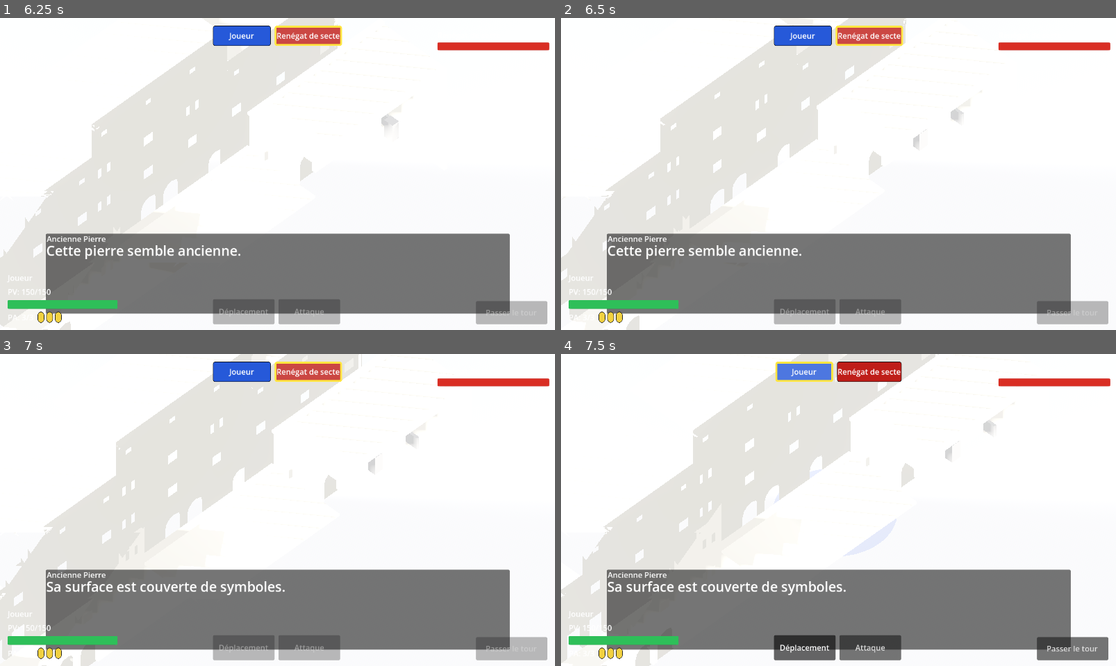
Above: before the commit, frames 1-4 (two rows, left to right).
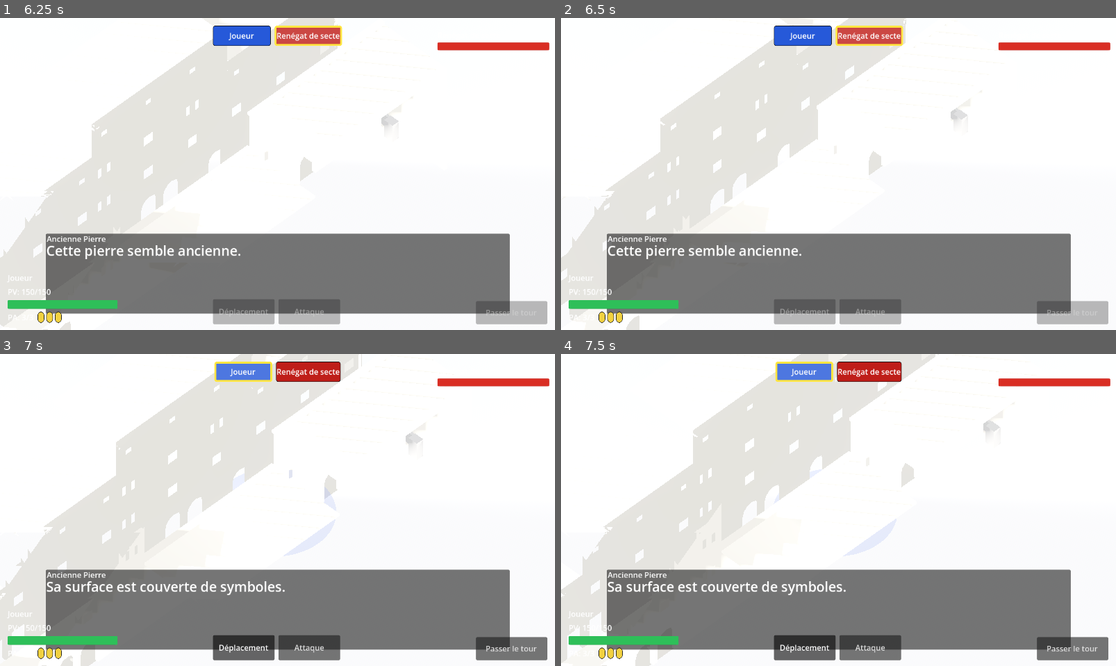
Above: after the commit, the same moments.

Repository: sillpct/lagoutte
Game: Godot game, scene res://scenes/main/main.tscn
The game is run twice, just before and just after one commit, with the same random seed, the same clock (stepped at 60 frames per second) and the same inputs.
Inputs (mouse positions are in pixels of both pictures, inside the frame that each line leads up to):
- Up to frame 1 (6.25 s): click "Nouvelle Partie" at 0.5 s; tap Enter (ui_accept) at 1.25, 1.52, 2.27, 3.77, 4.52, 5.27 s; move the mouse to (399, 158) at 1.27 s; hold Right (ui_right) 1.28-2.03 s; hold T (end_turn) 1.28-2.03 s; click (399, 158) at 1.42 s; move the mouse to (166, 189) at 2.02 s; hold Down (ui_down) 2.03-2.78 s; tap E (interact) at 2.1 s; move the mouse to (333, 105) at 2.77 s; hold Right (ui_right) 2.78-3.53 s; hold C (start_test_combat) 2.78-3.53 s; move the mouse to (249, 236) at 3.52 s; hold Up (ui_up) 3.53-4.28 s; tap P (test_path_move) at 3.6 s; click (249, 236) at 3.67 s; move the mouse to (444, 220) at 4.27 s; hold A (toggle_attack_mode) 4.28-5.03 s; hold Left (ui_left) 4.28-5.78 s; move the mouse to (111, 127) at 5.02 s; tap M (toggle_movement_mode) at 5.1 s; move the mouse to (305, 174) at 5.77 s; hold Down (ui_down) from 5.78 s (still down); hold T (end_turn) from 5.78 s (still down); click (305, 174) at 5.92 s
- Up to frame 2 (6.5 s): keep holding Down (ui_down); keep holding T (end_turn)
- Up to frame 3 (7 s): move the mouse to (194, 432) at 6.52 s; release Down (ui_down) at 6.53 s; release T (end_turn) at 6.53 s; hold Right (ui_right) from 6.53 s (still down); tap E (interact) at 6.6 s; tap Enter (ui_accept) at 6.77 s
- Up to frame 4 (7.5 s): move the mouse to (960, 494) at 7.27 s; release Right (ui_right) at 7.28 s; hold Up (ui_up) from 7.28 s (still down); hold C (start_test_combat) from 7.28 s (still down)

Frame 1 is identical in both runs. In frame 2, less than 0.1% of the frame differs, in the area x 63-74%, y 29-42%; in frame 3, 4.0%, in the area x 38-99%, y 2-99%; in frame 4, less than 0.1%.

Commit message:
Update enemy_brain.gd

Diff:
--- a/scenes/combat/enemy_brain.gd
+++ b/scenes/combat/enemy_brain.gd
@@ -7,19 +7,21 @@
 const BEFORE_END_TURN_PAUSE := 0.45
 const MELEE_STOP_MARGIN := 0.1
 const OCCUPATION_STOP_MARGIN := 0.05
-const FALLBACK_DESTINATION_STEPS := 12
 
 @export var grid: CombatGrid
 @export var combat_manager: CombatManager
 @export var combat_attack: CombatAttack
+@export var path_service: PathService
+@export var unit_path_mover: UnitPathMover
 @export var unit: Node3D
 @export var target: Node3D
+@export var movement_speed := 4.0
 
 var _event_bus = null
 
 func _ready() -> void:
-	if grid == null or combat_manager == null or combat_attack == null or unit == null or target == null:
-		push_warning("EnemyBrain a besoin d'une grille, d'un manager, d'une attaque, d'une unité et d'une cible.")
+	if grid == null or combat_manager == null or combat_attack == null or path_service == null or unit_path_mover == null or unit == null or target == null:
+		push_warning("EnemyBrain a besoin d'une grille, d'un manager, d'une attaque, d'un PathService, d'un UnitPathMover, d'une unité et d'une cible.")
 		return
 
 	_event_bus = get_node_or_null("/root/EventBus")
@@ -52,7 +54,7 @@
 			return
 	else:
 		var position_before_move := unit.global_position
-		_move_toward_target()
+		await _move_toward_target()
 		if combat_manager.combat_over:
 			return
 		if CombatRules.get_world_distance(position_before_move, unit.global_position) > 0.01:
@@ -86,6 +88,9 @@
 func _move_toward_target() -> void:
 	if combat_manager.combat_over:
 		return
+	if path_service == null or unit_path_mover == null:
+		print("Renégat de secte : service de chemin manquant.")
+		return
 	var agility_available := combat_manager.get_agility_current(unit)
 	if agility_available <= 0:
 		print("Renégat de secte : Agilité insuffisante.")
@@ -106,24 +111,14 @@
 		float(agility_available),
 		stop_distance
 	)
-	var distance_traveled := CombatRules.get_world_distance(origin, limited_destination)
-	if is_zero_approx(distance_traveled):
+
+	var path := path_service.get_world_path(origin, limited_destination)
+	var truncated_path := path_service.truncate_path_to_length(path, float(agility_available))
+	if truncated_path.size() < 2:
 		print("Renégat de secte : aucun déplacement possible.")
 		return
 
-	var destination := limited_destination
-	var used_partial_fallback := false
-	if not grid.is_world_position_free(destination, grid.get_unit_occupation_radius(unit), unit):
-		destination = _get_closest_valid_destination_toward_target(
-			origin,
-			float(agility_available),
-			minimum_occupation_distance + OCCUPATION_STOP_MARGIN
-		)
-		used_partial_fallback = true
-
-	destination = grid.get_reachable_position_along_path(unit, origin, destination)
-
-	distance_traveled = CombatRules.get_world_distance(origin, destination)
+	var distance_traveled := path_service.get_path_length(truncated_path)
 	if distance_traveled < CombatGrid.MIN_USEFUL_MOVEMENT_DISTANCE:
 		print("Renégat de secte : déplacement trop court, refusé.")
 		return
@@ -131,37 +126,34 @@
 	var cost := ceili(clampf(distance_traveled, 0.0, float(agility_available)))
 	if cost <= 0:
 		return
-	if not grid.place_unit_at_world(unit, destination):
+	var final_path_point := truncated_path[truncated_path.size() - 1]
+	var final_position := Vector3(final_path_point.x, unit.global_position.y, final_path_point.z)
+	if not grid.is_world_position_free(
+		final_position,
+		grid.get_unit_occupation_radius(unit),
+		unit
+	):
 		print("Renégat de secte : placement impossible.")
 		return
+
+	combat_manager.set_action_locked(true)
+	var moved := await unit_path_mover.move_along_path(unit, truncated_path, movement_speed)
+	combat_manager.set_action_locked(false)
+	if not moved:
+		print("Renégat de secte : déplacement impossible.")
+		return
+
+	if not grid.place_unit_at_world(unit, unit.global_position):
+		print("Renégat de secte : placement impossible.")
+		return
+
 	if not combat_manager.spend_agility(unit, cost):
 		print("Renégat de secte : Agilité insuffisante.")
 		return
 
-	if used_partial_fallback:
-		print("Renégat de secte : rapprochement partiel.")
 	print(
 		"Renégat de secte avance vers ", unit.global_position,
 		" — coût: ", cost,
 		", Agilité restante: ", combat_manager.get_agility_current(unit),
 		" / ", combat_manager.get_agility_max(unit)
 	)
-
-func _get_closest_valid_destination_toward_target(
-	origin: Vector3,
-	max_distance: float,
-	minimum_stop_distance: float
-) -> Vector3:
-	var distance_to_target := CombatRules.get_world_distance(origin, target.global_position)
-	var max_travel_distance := minf(
-		max_distance,
-		maxf(0.0, distance_to_target - minimum_stop_distance)
-	)
-
-	for step in range(FALLBACK_DESTINATION_STEPS, 0, -1):
-		var travel_distance := max_travel_distance * float(step) / float(FALLBACK_DESTINATION_STEPS)
-		var candidate := CombatRules.get_world_step_toward(origin, target.global_position, travel_distance)
-		if grid.is_world_position_free(candidate, grid.get_unit_occupation_radius(unit), unit):
-			return candidate
-
-	return origin
